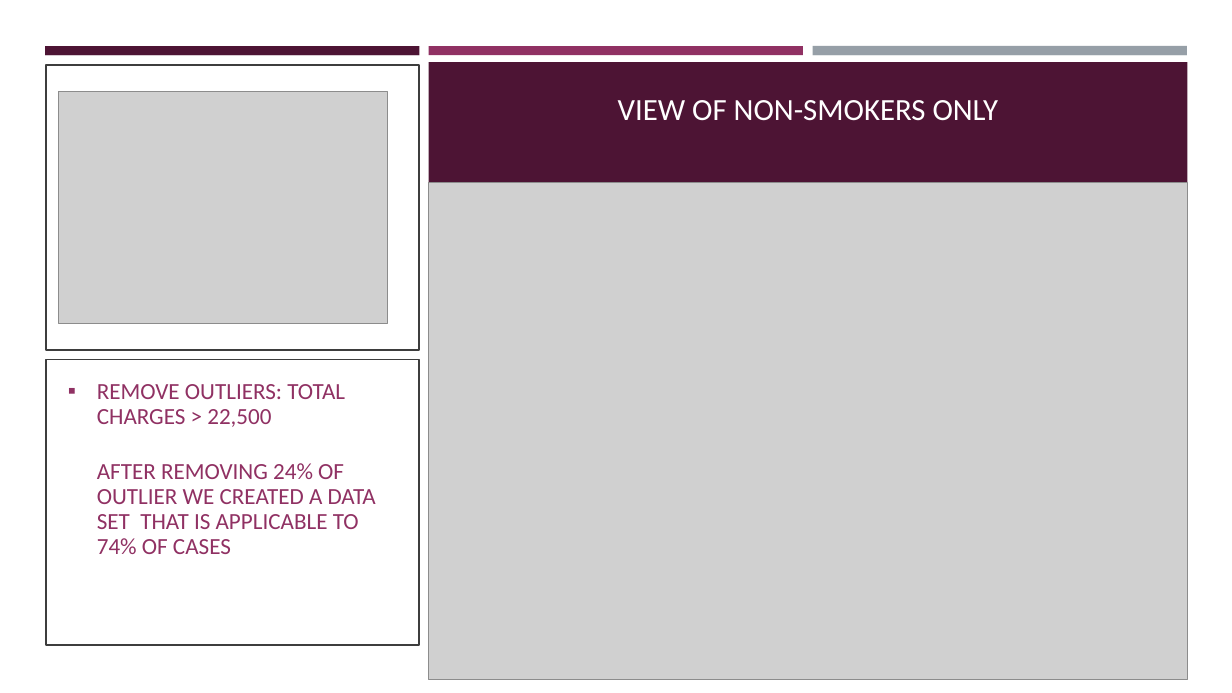
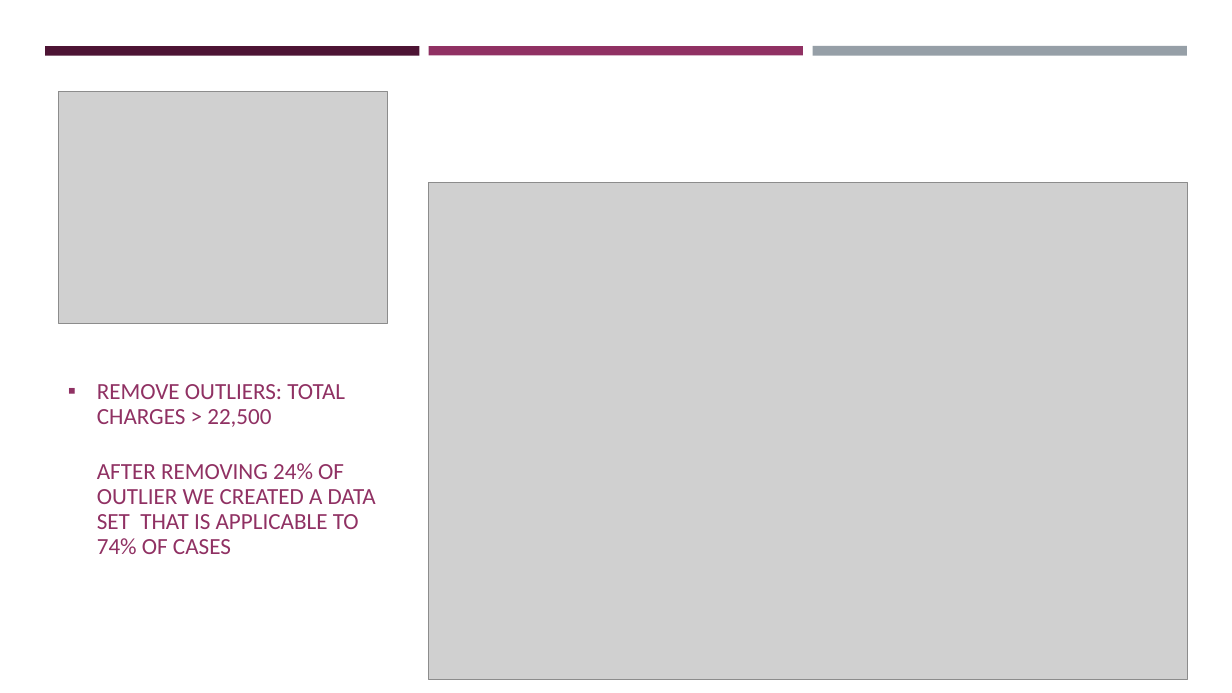
Before and after one commit to Dewalk/final_capstone, a slide deck: slide 12 of Presentation6.pptx (slide 6 before the commit). Drawn at 1232x693 pixels with LibreOffice and Linux fonts; fonts in the diff are those of the drawing; grey boxes stand for pictures. Boxes give left, top, right and bottom in pixels: in the first picture for what was removed or moved away, otherwise in the second. Text is boxed around its words. In the diff, an @@ line names an element or a change of style, - is before the commit and + after.

```diff
--- a/Presentation6.pptx
+++ b/Presentation6.pptx
@@ rectangle removed at (x1=0, y1=55, x2=1232, y2=693) @@
@@ rectangle removed at (x1=46, y1=65, x2=420, y2=350) @@
@@ rectangle removed at (x1=429, y1=62, x2=1188, y2=182) @@
@@ text removed at (x1=618, y1=100, x2=999, y2=121) @@
-VIEW OF NON-SMOKERS ONLY
@@ rectangle removed at (x1=46, y1=360, x2=420, y2=645) @@
```
Also in this commit, not shown: 5 other slides changed, 2 slides added, 35 other files.
